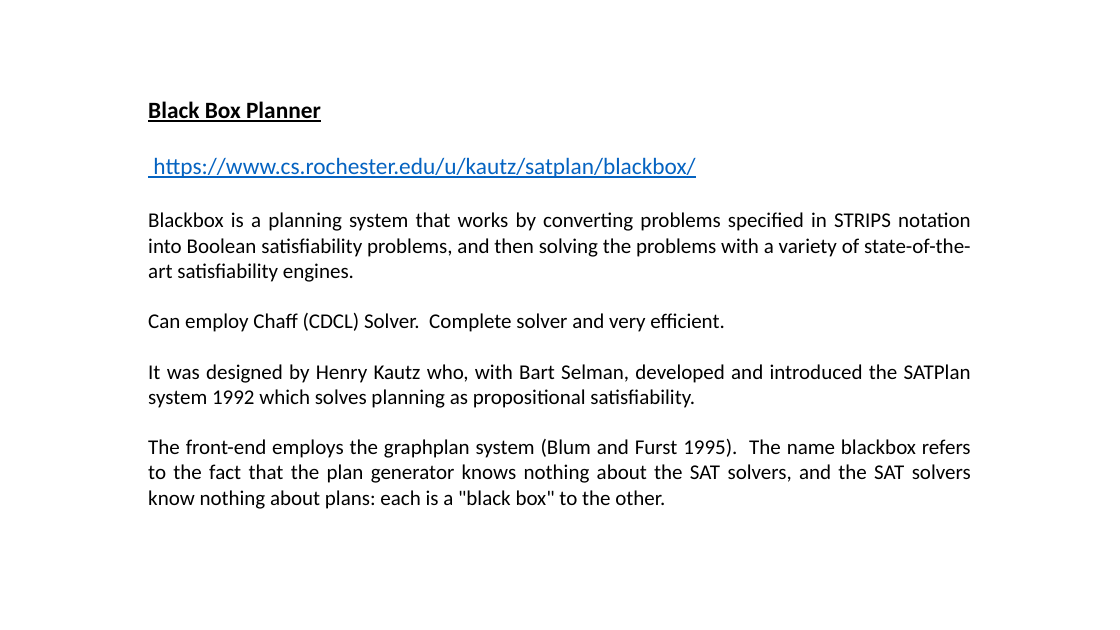
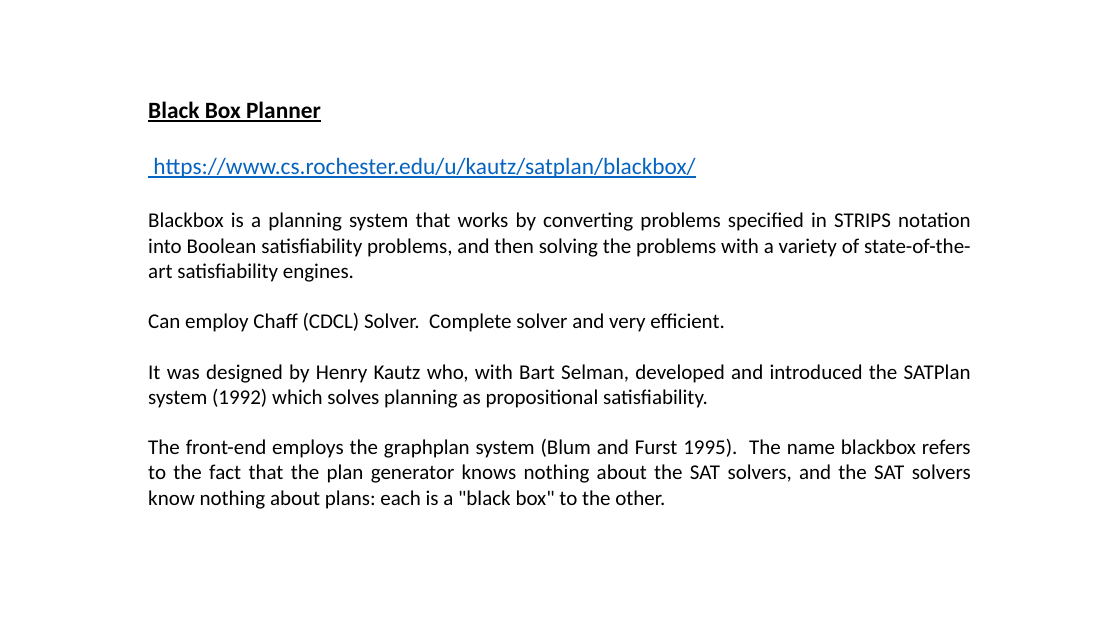
Before and after one commit to tmeindle/NaivePlanner, a slide deck: slide 3 of NaivePlanner/Slides.pptx. Drawn at 1120x630 pixels with LibreOffice and Linux fonts; fonts in the diff are those of the drawing. Boxes give left, top, right and bottom in pixels: in the first picture for what was removed or moved away, otherwise in the second. Text is boxed around its words. In the diff, an @@ line names an element or a change of style, - is before the commit and + after.

```diff
--- a/NaivePlanner/Slides.pptx
+++ b/NaivePlanner/Slides.pptx
@@ text at [148, 364, 971, 408]: text changed @@
-It was designed by Henry Kautz who, with Bart Selman, developed and introduced the SATPlan system 1992 which solves planning as propositional satisfiability.
+It was designed by Henry Kautz who, with Bart Selman, developed and introduced the SATPlan system (1992) which solves planning as propositional satisfiability.
```
Also in this commit, not shown: 7 other slides changed.
